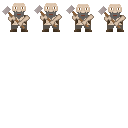
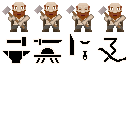
Layer changes from the first 128 x 128 image to the second:
renamed "Drawing" to "Head", painted on it over [12, 2, 122, 20]
renamed "Drawing #2" to "Arms", painted on it over [2, 5, 123, 29]
renamed "Drawing #1" to "Body", painted on it over [2, 15, 127, 64]
